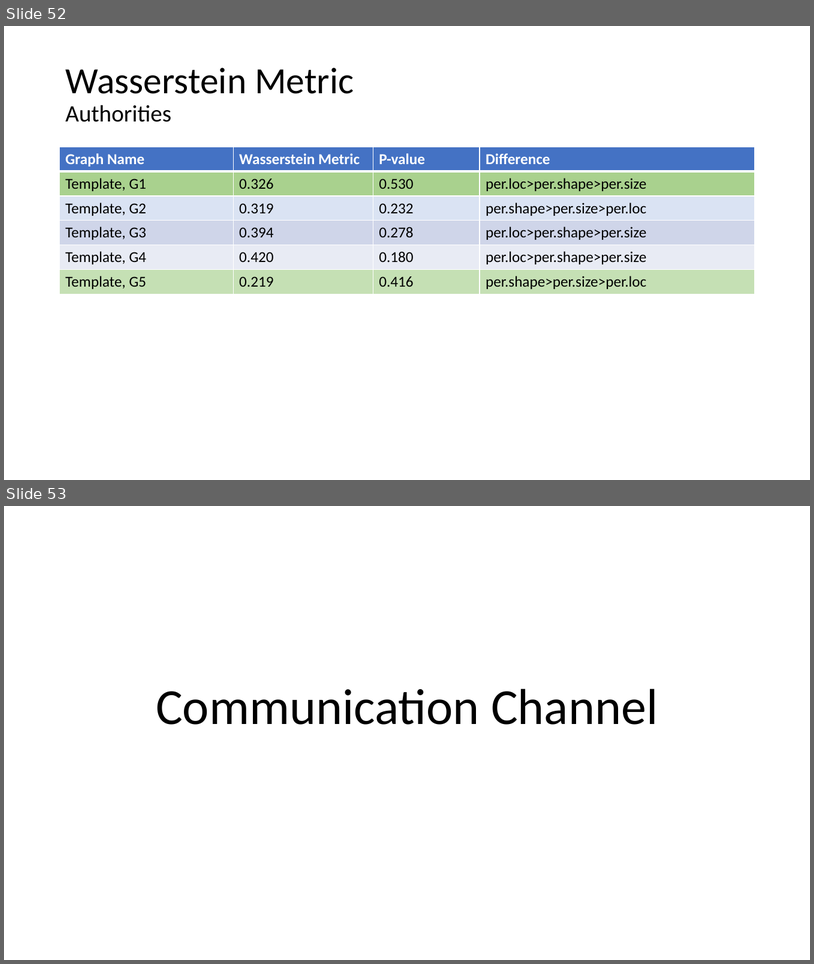
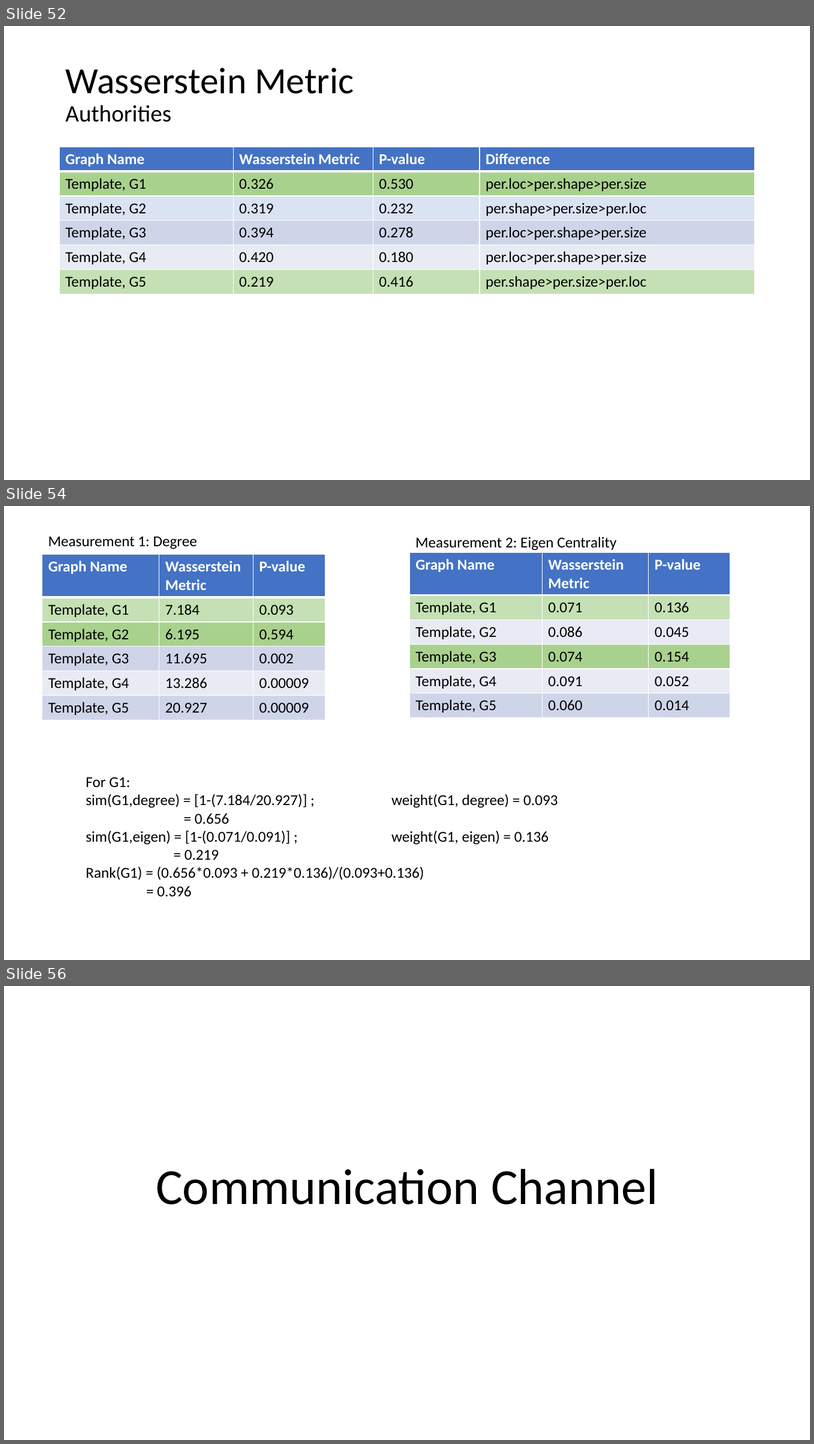
Before and after one commit to AtrayeeNeog/Visualization_2019-20, a slide deck: Documentation/Presentation/Project_Presentation_v2.pptx. Shown one above the other, each under a label of ours: slides 52 and 53 before the commit, slides 52, 54 and 56 after it; the slides between them are not shown. The pictures are 814x964 and 814x1444 pixels, drawn with LibreOffice and Linux fonts; fonts in the diff are those of the drawing. Boxes give left, top, right and bottom in pixels: in the first picture for what was removed or moved away, otherwise in the second. Text is boxed around its words. In the diff, an @@ line names an element or a change of style, - is before the commit and + after.

```diff
--- a/Documentation/Presentation/Project_Presentation_v2.pptx
+++ b/Documentation/Presentation/Project_Presentation_v2.pptx
@@ slide 54 added at (4, 506, 810, 960), background #FFFFFF @@
@@ text added at (48, 536, 197, 549), 18 pt, text #000000 @@
+Measurement 1: Degree
@@ text added at (416, 537, 617, 550), 18 pt, text #000000 @@
+Measurement 2: Eigen Centrality
@@ table added at (42, 555, 325, 720), 6 rows, 3 columns @@
+Graph Name | Wasserstein Metric | P-value
+Template, G1 | 7.184 | 0.093
+Template, G2 | 6.195 | 0.594
+Template, G3 | 11.695 | 0.002
+Template, G4 | 13.286 | 0.00009
+Template, G5 | 20.927 | 0.00009
@@ table added at (410, 553, 731, 718), 6 rows, 3 columns @@
+Graph Name | Wasserstein Metric | P-value
+Template, G1 | 0.071 | 0.136
+Template, G2 | 0.086 | 0.045
+Template, G3 | 0.074 | 0.154
+Template, G4 | 0.091 | 0.052
+Template, G5 | 0.060 | 0.014
@@ text added at (86, 777, 558, 896), 18 pt, text #000000 @@
+For G1:
+sim(G1,degree) = [1-(7.184/20.927)] ; weight(G1, degree) = 0.093
+= 0.656
+sim(G1,eigen) = [1-(0.071/0.091)] ; weight(G1, eigen) = 0.136
+= 0.219
+Rank(G1) = (0.656*0.093 + 0.219*0.136)/(0.093+0.136)
+= 0.396
@@ what was slide 53 is now slide 56 @@
```
Also in this commit, not shown: 1 slide changed, 11 other slides added, 1 other file.
